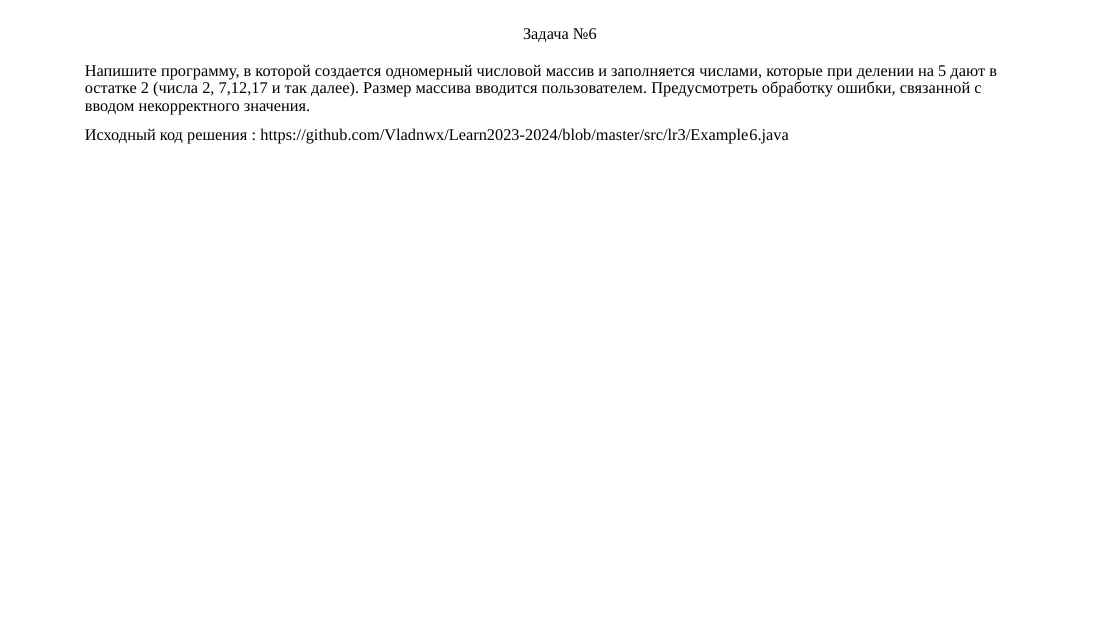
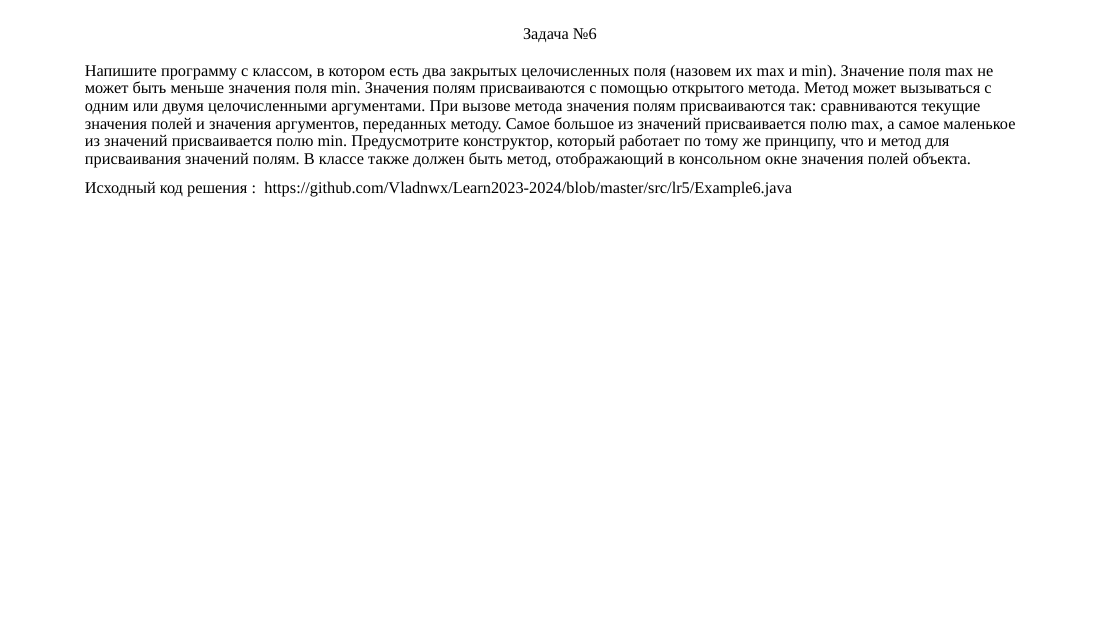
Before and after one commit to Vladnwx/Learn2023-2024, a slide deck: slide 8 of src/lr5/РИЗ-130916у Савельев В.Н. Отчет о выполнении ЛР5.pptx. Drawn at 1120x630 pixels with LibreOffice and Linux fonts; fonts in the diff are those of the drawing. Boxes give left, top, right and bottom in pixels: in the first picture for what was removed or moved away, otherwise in the second. Text is boxed around its words. In the diff, an @@ line names an element or a change of style, - is before the commit and + after.

```diff
--- a/src/lr5/РИЗ-130916у Савельев В.Н. Отчет о выполнении ЛР5.pptx
+++ b/src/lr5/РИЗ-130916у Савельев В.Н. Отчет о выполнении ЛР5.pptx
@@ text at (85,65,1015,197): text changed @@
-Напишите программу, в которой создается одномерный числовой массив и заполняется числами, которые при делении на 5 дают в остатке 2 (числа 2, 7,12,17 и так далее). Размер массива вводится пользователем. Предусмотреть обработку ошибки, связанной с вводом некорректного значения.
-Исходный код решения : https://github.com/Vladnwx/Learn2023-2024/blob/master/src/lr3/Example6.java
+Напишите программу с классом, в котором есть два закрытых целочисленных поля (назовем их max и min). Значение поля max не может быть меньше значения поля min. Значения полям присваиваются с помощью открытого метода. Метод может вызываться с одним или двумя целочисленными аргументами. При вызове метода значения полям присваиваются так: сравниваются текущие значения полей и значения аргументов, переданных методу. Самое большое из значений присваивается полю max, а самое маленькое из значений присваивается полю min. Предусмотрите конструктор, который работает по тому же принципу, что и метод для присваивания значений полям. В классе также должен быть метод, отображающий в консольном окне значения полей объекта.
+Исходный код решения : https://github.com/Vladnwx/Learn2023-2024/blob/master/src/lr5/Example6.java
```
Also in this commit, not shown: 8 other slides changed, 4 slides removed.
